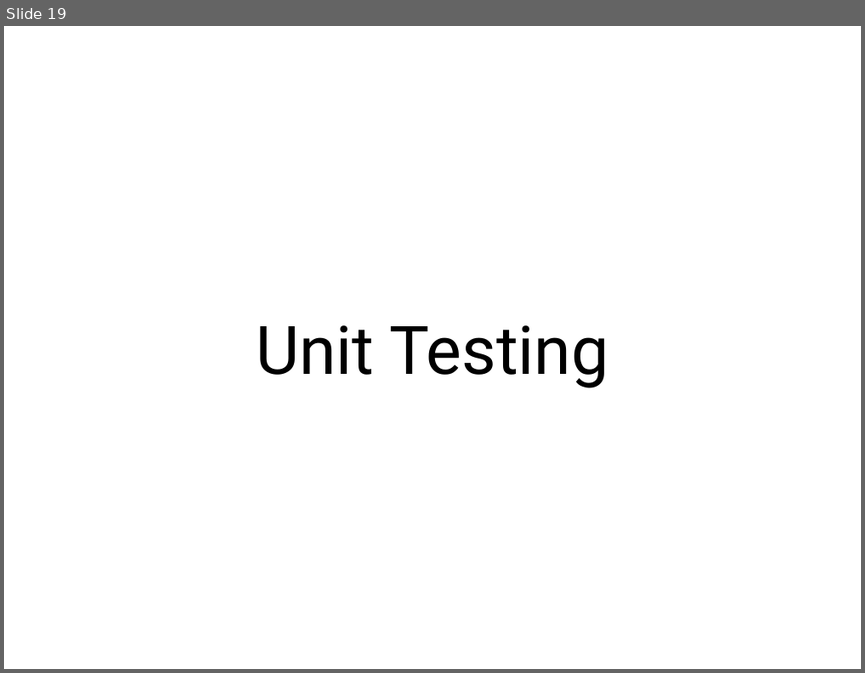
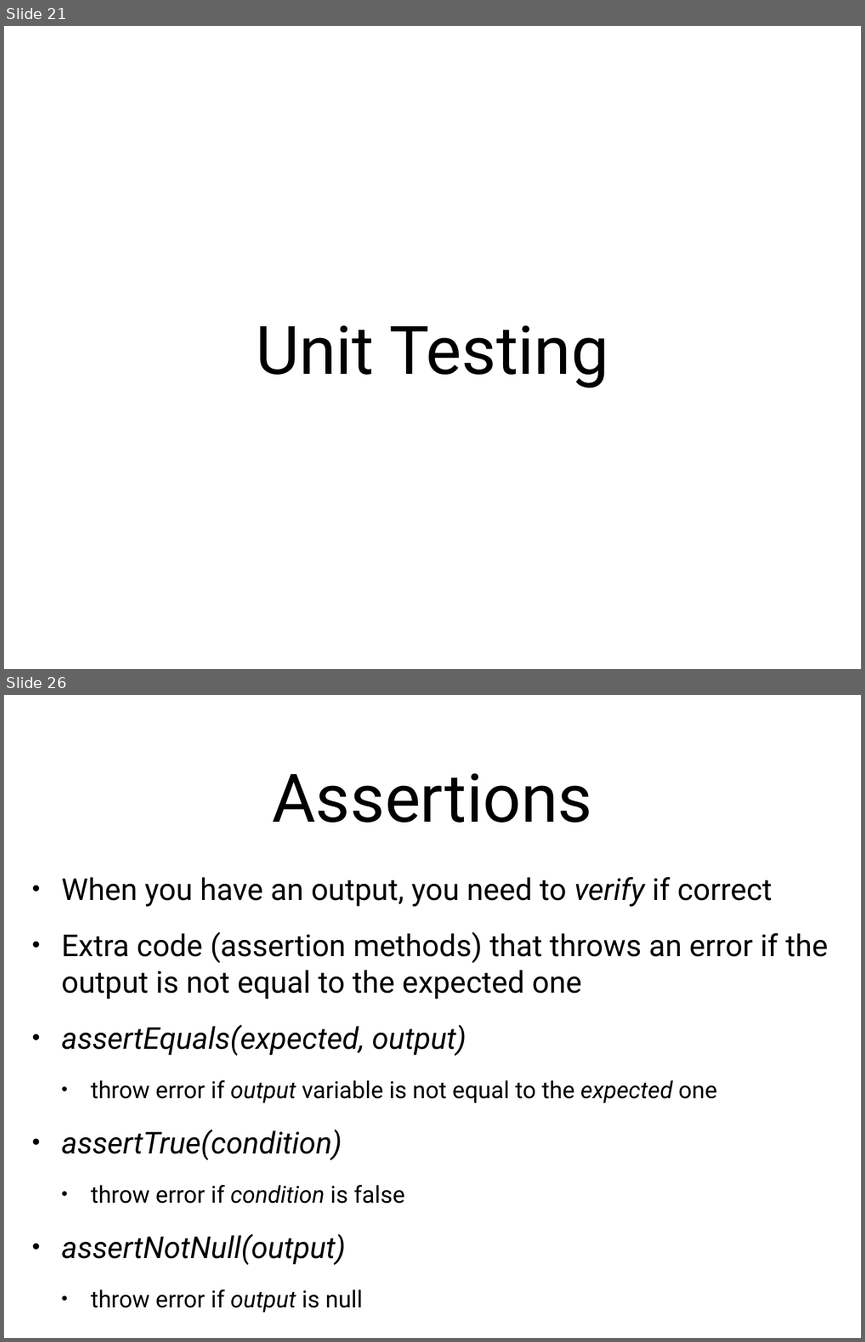
Before and after one commit to arcuri82/algorithms, a slide deck: docs/slides/01/01_intro.pptx. Shown one above the other, each under a label of ours: slide 19 before the commit, slides 21 and 26 after it; the slides between them are not shown. The pictures are 865x673 and 865x1342 pixels, drawn with LibreOffice and Linux fonts; fonts in the diff are those of the drawing. Boxes give left, top, right and bottom in pixels: in the first picture for what was removed or moved away, otherwise in the second. Text is boxed around its words. In the diff, an @@ line names an element or a change of style, - is before the commit and + after.

```diff
--- a/docs/slides/01/01_intro.pptx
+++ b/docs/slides/01/01_intro.pptx
@@ slide 26 added at box(4, 695, 861, 1338), background #FFFFFF @@
@@ title added at box(272, 773, 592, 823), 80 pt, text #000000 @@
+Assertions
@@ text added at box(62, 877, 828, 1312), 36 pt, text #000000 @@
+• When you have an output, you need to verify if correct
+• Extra code (assertion methods) that throws an error if the output is not equal to the expected one
+• assertEquals(expected, output)
+  • throw error if output variable is not equal to the expected one
+• assertTrue(condition)
+  • throw error if condition is false
+• assertNotNull(output)
+  • throw error if output is null
@@ what was slide 19 is now slide 21 @@
```
Also in this commit, not shown: 9 slides changed, 11 other slides added, 2 slides removed, 1 other file.
